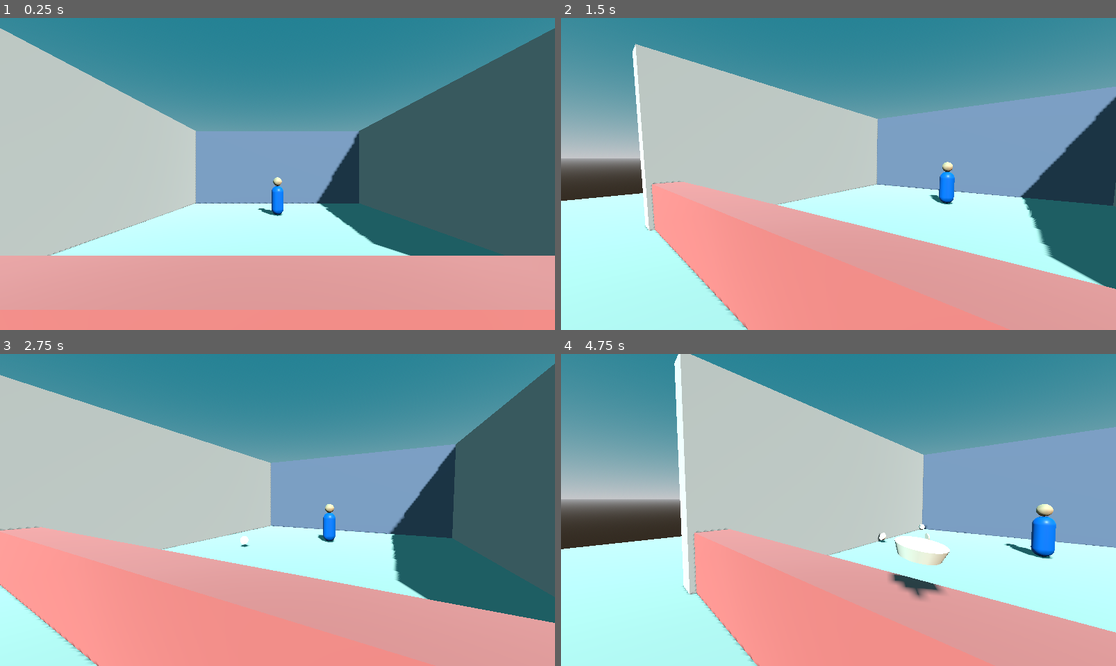
Above: before the commit, frames 1-4 (two rows, left to right).
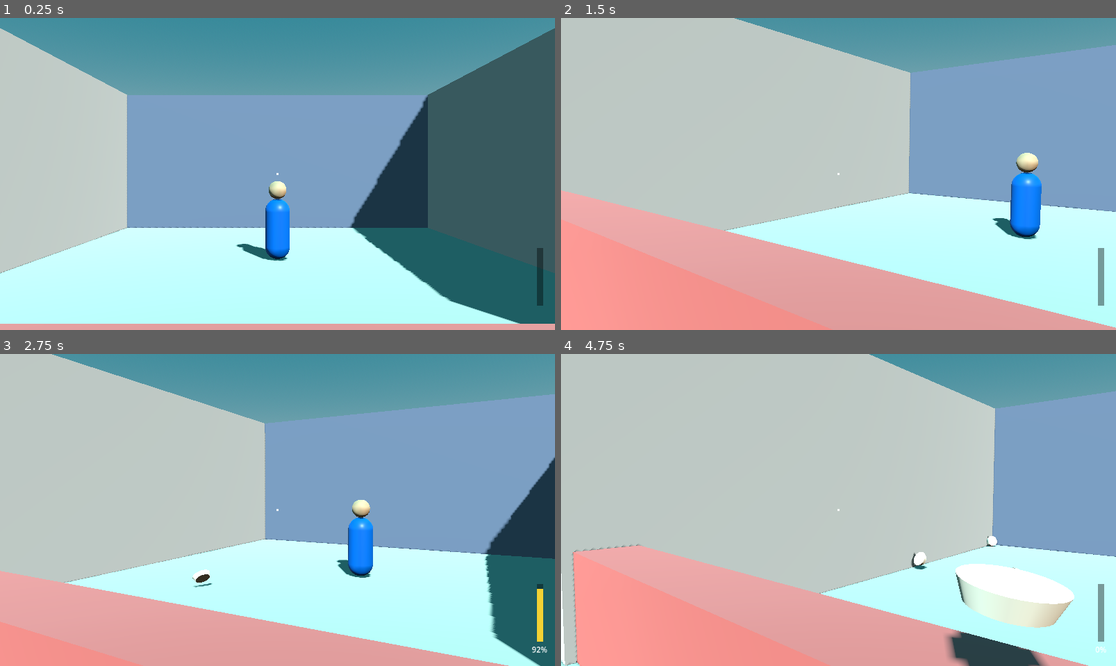
Above: after the commit, the same moments.

Repository: ADB4/CF37
Game: Godot game, scene res://scenes/main.tscn
Same seed, same stepped clock (60 frames per second), same inputs: the game is played once before the commit and once after it.
Inputs (mouse positions are in pixels of both pictures, inside the frame that each line leads up to):
- Up to frame 1 (0.25 s): no input
- Up to frame 2 (1.5 s): tap Enter at 0.5 s; move the mouse to (960, 158) at 0.52 s; press the mouse at (960, 158) at 0.53 s; hold D (move_right) 0.53-1.28 s; tap L at 0.8, 1.35 s; move the mouse to (810, 174) at 1.27 s; release the mouse at (810, 174) at 1.28 s; hold Left (move_left) from 1.28 s (still down)
- Up to frame 3 (2.75 s): click (249, 510) at 1.55 s; move the mouse to (288, 503) at 2.02 s; release Left (move_left) at 2.03 s; press the mouse at (288, 503) at 2.03 s; hold D (move_right) from 2.03 s (still down); tap L at 2.3 s
- Up to frame 4 (4.75 s): move the mouse to (832, 516) at 2.77 s; release the mouse at (832, 516) at 2.78 s; tap L at 2.85, 3.8, 4.35 s; click (832, 516) at 3.05 s; move the mouse to (877, 513) at 3.52 s; release D (move_right) at 3.53 s; press the mouse at (877, 513) at 3.53 s; hold Left (move_left) from 3.53 s (still down); move the mouse to (794, 506) at 4.27 s; release the mouse at (794, 506) at 4.28 s; click (794, 506) at 4.55 s

The runs differ from the first frame. In frame 1, 52% of the frame differs, in the area x 0-100%, y 4-99%; in frame 2, 59%; in frame 3, 60%; in frame 4, 60%, in the area x 0-100%, y 0-100%.
Error before the commit: Parse Error: Unexpected identifier "g" in class body. (res://scripts/main.gd:33)

Commit message:
debug hud

Diff:
--- a/scenes/main.tscn
+++ b/scenes/main.tscn
@@ -20,6 +20,7 @@
 [node name="Camera3D" type="Camera3D" parent="PlayerController" unique_id=1564788320]
 transform = Transform3D(1, 0, 0, 0, 1, 0, 0, 0, 1, 0, 1.7, 0)
 current = true
+fov = 45.3
 
 [node name="SpawnPoint" type="Marker3D" parent="PlayerController/Camera3D" unique_id=2089896836]
 transform = Transform3D(1, 0, 0, 0, 1, 0, 0, 0, 1, 0.25, -0.18, -0.55)
@@ -28,4 +29,4 @@
 
 [node name="TargetCharacter" parent="." unique_id=1860628569 instance=ExtResource("5_tbgi4")]
 unique_name_in_owner = true
-transform = Transform3D(1, 0, 0, 0, 1, 0, 0, 0, 1, 0, 0, -3)
+transform = Transform3D(1, 0, 0, 0, 1, 0, 0, 0, 1, 0, 0, -2)
--- /dev/null
+++ b/scripts/debug_eval.gd
@@ -0,0 +1,178 @@
+class_name DebugEval
+extends CanvasLayer
+## TEMPORARY instrumentation for the core-loop fun evaluation (greybox stage).
+##
+## Provides:
+##   - a center-dot crosshair
+##   - a live charge bar + percentage readout
+##   - a per-throw logger (charge ratio, speed, scored zone or miss)
+##
+## Press L at any time to print a session summary to the console.
+##
+## Built entirely in code (no .tscn) so removal is clean: delete this file
+## and the "Evaluation instrumentation" block in main.gd.
+##
+## Web-export safe: CanvasLayer + Control nodes render fine under the
+## Compatibility renderer, and nothing here touches threads or file I/O.
+
+## A throw whose pie has scored no zone after this many seconds is a miss.
+@export var miss_timeout := 2.0
+
+const _BAR_WIDTH := 14.0
+const _BAR_HEIGHT := 120.0
+const _BAR_MARGIN := 24.0  # distance from the bottom-right corner
+
+var _charge_label: Label
+var _charge_fill: ColorRect
+var _last_ratio := 0.0
+var _throws: Array[Dictionary] = []
+
+
+func _ready() -> void:
+	layer = 10
+	_build_ui()
+
+
+func _build_ui() -> void:
+	# Center-dot crosshair.
+	var dot := ColorRect.new()
+	dot.color = Color(1, 1, 1, 0.9)
+	_anchor_center(dot, Vector2(4, 4), Vector2.ZERO)
+	add_child(dot)
+
+	# Charge bar: vertical, anchored to the bottom-right corner.
+	# Fill grows upward from the bottom of the background.
+	var bar_bg := ColorRect.new()
+	bar_bg.color = Color(0, 0, 0, 0.4)
+	_anchor_bottom_right(bar_bg, Vector2(_BAR_WIDTH, _BAR_HEIGHT),
+			Vector2(_BAR_MARGIN, _BAR_MARGIN + 26.0))
+	add_child(bar_bg)
+
+	_charge_fill = ColorRect.new()
+	_charge_fill.color = Color(1.0, 0.85, 0.2, 0.95)
+	_charge_fill.position = Vector2(0, _BAR_HEIGHT)
+	_charge_fill.size = Vector2(_BAR_WIDTH, 0)
+	bar_bg.add_child(_charge_fill)
+
+	# Percentage readout below the bar.
+	_charge_label = Label.new()
+	_charge_label.horizontal_alignment = HORIZONTAL_ALIGNMENT_CENTER
+	_anchor_bottom_right(_charge_label, Vector2(60, 22),
+			Vector2(_BAR_MARGIN - 23.0, _BAR_MARGIN))
+	add_child(_charge_label)
+
+
+## Anchors a Control to screen center with a given pixel size and offset.
+func _anchor_center(c: Control, size: Vector2, offset: Vector2) -> void:
+	c.anchor_left = 0.5
+	c.anchor_top = 0.5
+	c.anchor_right = 0.5
+	c.anchor_bottom = 0.5
+	c.offset_left = offset.x - size.x * 0.5
+	c.offset_top = offset.y - size.y * 0.5
+	c.offset_right = offset.x + size.x * 0.5
+	c.offset_bottom = offset.y + size.y * 0.5
+
+
+## Anchors a Control to the bottom-right corner. `inset` is the distance
+## from the corner to the control's bottom-right edge, in pixels.
+func _anchor_bottom_right(c: Control, size: Vector2, inset: Vector2) -> void:
+	c.anchor_left = 1.0
+	c.anchor_top = 1.0
+	c.anchor_right = 1.0
+	c.anchor_bottom = 1.0
+	c.offset_right = -inset.x
+	c.offset_bottom = -inset.y
+	c.offset_left = -inset.x - size.x
+	c.offset_top = -inset.y - size.y
+
+
+# ---------------------------------------------------------------------------
+# Signal handlers (wired from main.gd — signals-not-references convention).
+# ---------------------------------------------------------------------------
+
+func on_charge_updated(ratio: float) -> void:
+	_last_ratio = ratio
+	var fill_h := _BAR_HEIGHT * ratio
+	_charge_fill.size = Vector2(_BAR_WIDTH, fill_h)
+	_charge_fill.position = Vector2(0, _BAR_HEIGHT - fill_h)
+	_charge_label.text = "%d%%" % roundi(ratio * 100.0)
+
+
+func on_charge_released() -> void:
+	# Leave the last value on screen so it can be read after the throw.
+	pass
+
+
+func on_pie_thrown(pie: PieProjectile) -> void:
+	_throws.append({
+		"pie_id": pie.get_instance_id(),
+		"ratio": _last_ratio,
+		"speed": pie.linear_velocity.length(),
+		"zone": "",
+		"time": Time.get_ticks_msec() / 1000.0,
+	})
+
+
+func on_hit_zone_entered(zone: String, body: Node3D) -> void:
+	var id := body.get_instance_id()
+	# Walk backwards: the most recent unscored throw by this pie is the match.
+	for i in range(_throws.size() - 1, -1, -1):
+		var t: Dictionary = _throws[i]
+		if t["pie_id"] == id and t["zone"] == "":
+			t["zone"] = zone
+			return
+
+
+# ---------------------------------------------------------------------------
+# Session summary (press L).
+# ---------------------------------------------------------------------------
+
+func _unhandled_key_input(event: InputEvent) -> void:
+	if event is InputEventKey and event.pressed and not event.echo \
+			and event.physical_keycode == KEY_L:
+		_print_summary()
+
+
+func _print_summary() -> void:
+	var total := _throws.size()
+	if total == 0:
+		print("[DebugEval] no throws logged yet")
+		return
+
+	var now := Time.get_ticks_msec() / 1000.0
+	var buckets := [0, 0, 0, 0]
+	var full := 0
+	var head := 0
+	var body := 0
+	var miss := 0
+	var pending := 0
+	var ratio_sum := 0.0
+
+	for t in _throws:
+		var r: float = t["ratio"]
+		ratio_sum += r
+		buckets[clampi(int(r * 4.0), 0, 3)] += 1
+		if r > 0.9:
+			full += 1
+		match t["zone"]:
+			"head":
+				head += 1
+			"body":
+				body += 1
+			_:
+				if now - t["time"] > miss_timeout:
+					miss += 1
+				else:
+					pending += 1
+
+	var resolved := maxi(total - pending, 1)
+	print("[DebugEval] ---- session summary ----")
+	print("  throws: %d   mean charge: %.2f   full-charge (>0.9): %d (%.0f%%)"
+			% [total, ratio_sum / total, full, 100.0 * full / total])
+	print("  charge histogram   0-25%%: %d   25-50%%: %d   50-75%%: %d   75-100%%: %d"
+			% buckets)
+	print("  hits   head: %d   body: %d   misses: %d   in-flight: %d"
+			% [head, body, miss, pending])
+	print("  hit rate (resolved throws): %.0f%%"
+			% (100.0 * float(head + body) / float(resolved)))
--- a/scripts/main.gd
+++ b/scripts/main.gd
@@ -2,6 +2,12 @@
 
 @onready var _player: PlayerController = $PlayerController
 @onready var _target: TargetCharacter = $%TargetCharacter
+
+# Evaluation instrumentation (temporary): created in code so main.tscn
+# stays untouched. Remove this var, the block in _ready, and
+# scripts/debug_eval.gd when the core-loop evaluation is done.
+var _debug_eval: DebugEval
+
 
 func _ready() -> void:
 	_player.charge_started.connect(_on_charge_started)
@@ -11,23 +17,32 @@
 
 	_target.hit_zone_entered.connect(_on_target_hit_zone_entered)
 
+	# --- Evaluation instrumentation (temporary) ---
+	_debug_eval = DebugEval.new()
+	add_child(_debug_eval)
+	_player.charge_updated.connect(_debug_eval.on_charge_updated)
+	_player.charge_released.connect(_debug_eval.on_charge_released)
+	_player.pie_thrown.connect(_debug_eval.on_pie_thrown)
+	_target.hit_zone_entered.connect(_debug_eval.on_hit_zone_entered)
+	# --- end instrumentation ---
+
 
 func _on_target_hit_zone_entered(zone: String, body: Node3D) -> void:
 	print("*** HIT: %s zone (by %s)" % [zone, body.name])
 
+
 func _on_charge_started() -> void:
 	print(">>> charge_started")
+
 
 func _on_charge_updated(ratio: float) -> void:
 	if absf(ratio - roundf(ratio * 4.0) / 4.0) < 0.02:
 		print("   charge_updated: %.0f%%" % (ratio * 100.0))
 
-func _on_charge_updated_raw(_ratio: float) -> void:
-	pass
 
 func _on_charge_released() -> void:
 	print("<<< charge_released")
 
+
 func _on_pie_thrown(pie: PieProjectile) -> void:
 	print("=== pie_thrown (speed %.1f)" % pie.linear_velocity.length())
-g
--- a/scripts/player_controller.gd
+++ b/scripts/player_controller.gd
@@ -34,9 +34,15 @@
 @export var min_throw_speed := 8.0
 @export var max_throw_speed := 22.0
 @export var full_charge_time := 0.6
+## Grace window at the start of a hold during which charge stays at 0.
+## Any release inside this window is a true zero-charge (min speed) throw.
+## Charge only starts accumulating after the buffer elapses, so a full
+## charge takes charge_buffer_time + full_charge_time of total hold.
+@export var charge_buffer_time := 0.15
 @export var throw_cooldown := 0.25
 
 var _charging := false
+var _hold_time := 0.0
 var _charge_time := 0.0
 var _cooldown_remaining := 0.0
 
@@ -97,6 +103,7 @@
 	if active and event.is_action_pressed("throw"):
 		if _cooldown_remaining <= 0.0 and not _charging:
 			_charging = true
+			_hold_time = 0.0
 			_charge_time = 0.0
 			charge_started.emit()
 			charge_updated.emit(0.0)
@@ -128,7 +135,9 @@
 		_cooldown_remaining -= delta
 
 	if _charging:
-		_charge_time = minf(_charge_time + delta, full_charge_time)
+		_hold_time += delta
+		# Charge stays at 0 until the buffer elapses, then accumulates.
+		_charge_time = clampf(_hold_time - charge_buffer_time, 0.0, full_charge_time)
 		var ratio := _charge_time / full_charge_time
 		charge_updated.emit(ratio)
 
@@ -158,6 +167,7 @@
 	if not _charging:
 		return
 	_charging = false
+	_hold_time = 0.0
 	_charge_time = 0.0
 	charge_released.emit()
 
Not shown, added: scripts/debug_eval.gd.uid
